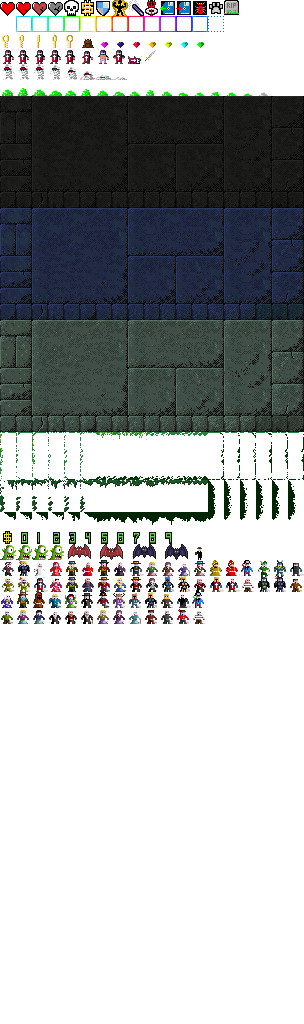
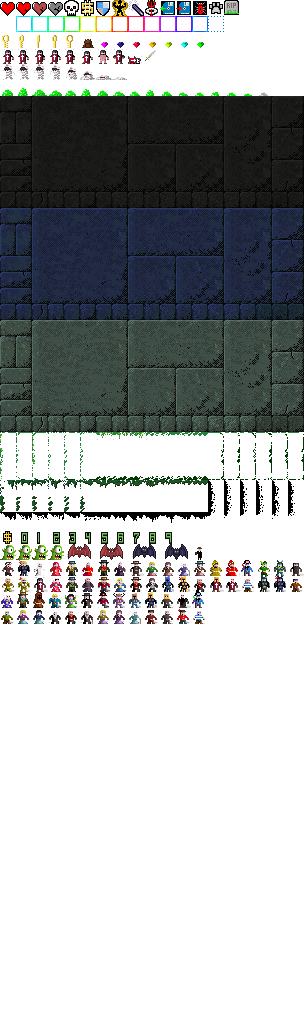
Revision of a layered 304 x 1024 image; what changed, layer by layer:
painted on "Layer" over [0,480,296,525]
